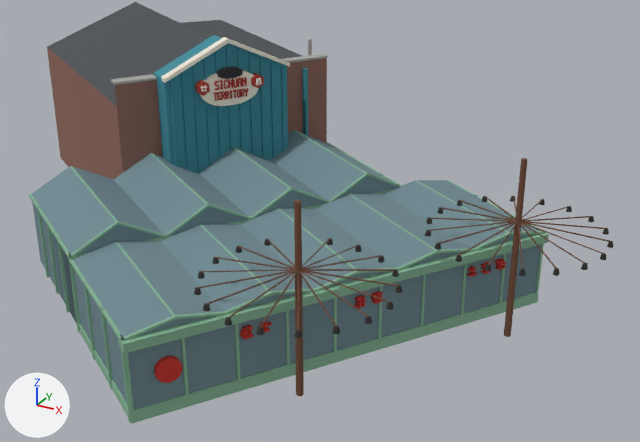
The glTF model public/canal-drive/models/garage-noord.glb, before and after one commit.
Before and after are seen from a camera (50 mm lens) standing at (25.0, -32.9, 16.3) and looking at (8.8, -3.4, 1.6). The axes (+X, +Y, +Z) are drawn at lower left. The lights are the same throughout. The picture after the commit comes second. Where no turn or scale is listed for an object, it has been applied to the vertices. Vertices at exactly the same position are counted once.

The older version as bpy lines, for what is in view:
```python
me_garage_noord = bpy.data.meshes.new('garage-noord')
me_garage_noord.from_pydata(...)  # 3191 vertices, 5445 faces; spans x -15.1..15.1, y -12.5..12.5, z -4.3..4.3
me_garage_noord.materials.append(mat_concrete)  # grey #a9a7a2
me_garage_noord.materials.append(mat_dark)  # black #2f2d2b
me_garage_noord.materials.append(mat_blue)  # cyan #3b8a9a
me_garage_noord.materials.append(mat_brick)  # brown #8f665a
me_garage_noord.materials.append(mat_slate)  # dark grey #4a4e52
me_garage_noord.materials.append(mat_ochre)  # pale yellow #ece6d6
me_garage_noord.materials.append(mat_red)  # red #b03a2e
me_garage_noord.materials.append(mat_glass)  # greyish cyan #6f8a92
me_garage_noord.materials.append(mat_green)  # greyish green #86b596
me_garage_noord.materials.append(mat_bronze)  # brown #6e4a36
me_garage_noord.materials.append(mat_decal_b8322a_lit)  # red #b8322a
me_garage_noord.materials.append(mat_decal_2b2a2c_lit)  # black #2b2a2c
me_garage_noord.materials.append(mat_decal_f4efe2_lit)  # white #f4efe2
me_garage_noord.materials.append(mat_decal_c8322a_lit)  # red #c8322a
ob_garage_noord = bpy.data.objects.new('garage-noord', me_garage_noord)
ob_garage_noord.location = (5.6, -3.86, 4.31)
```
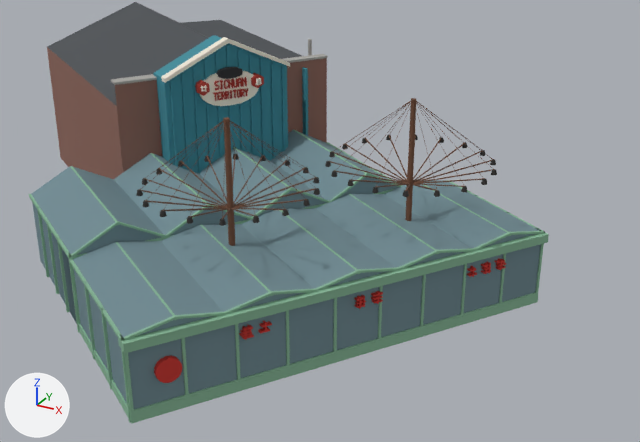
Where the newer file only moved an object's origin or applied its transform, the numbers keep the older frame.

Pixel boxes (x1, y1, x2, y2) of what changed, in the pictures (640 x 442 px; the box of a moved part takes in the faces that stretch with it):
'garage-noord', reshaped (11% narrower): before (29, 2, 613, 424); after (29, 2, 549, 424)
part 1 of me_garage_noord, added: after (325, 98, 497, 221)
part 2 of me_garage_noord, added: after (137, 117, 320, 246)
part 3 of me_garage_noord, deleted: before (425, 196, 613, 276)
part 4 of me_garage_noord, deleted: before (194, 238, 403, 338)
part 5 of me_garage_noord, deleted (brown): before (504, 158, 527, 337)
part 6 of me_garage_noord, deleted (brown): before (294, 200, 304, 396)
part 7 of me_garage_noord, moved or reshaped: (180, 79, 511, 319) in both

Diff of the bpy script that builds the scene:
```diff
--- a/public/canal-drive/models/garage-noord.glb.py
+++ b/public/canal-drive/models/garage-noord.glb.py
@@ me_garage_noord @@
 # used by ob_garage_noord; location = (5.6, -3.86, 4.31)
-me_garage_noord.from_pydata(...)  # 3191 vertices, 5445 faces; spans x -15.1..15.1, y -12.5..12.5, z -4.3..4.3
+me_garage_noord.from_pydata(...)  # 3408 vertices, 5877 faces; spans x -15.1..12.5, y -12.5..12.5, z -4.3..4.3
+# me_garage_noord part 1: a new loose piece of 521 vertices spanning x 4.6..10.7, y -3.9..2.3, z -4.3..3.4
+# me_garage_noord part 2: a new loose piece of 518 vertices spanning x 0.1..6.3, y -8.9..-2.8, z -4.3..3.4
+# me_garage_noord part 3: the loose piece of 395 vertices spanning x 9.0..15.1, y -5.1..1.1, z -0.4..0.1 is deleted
+# me_garage_noord part 4: the loose piece of 391 vertices spanning x 4.4..10.5, y -11.7..-5.6, z -0.4..0.1 is deleted
+# me_garage_noord part 5: the loose piece of 18 vertices spanning x 12.0..12.2, y -2.1..-1.9, z -4.3..2.3 is deleted
+# me_garage_noord part 6: the loose piece of 18 vertices spanning x 7.3..7.6, y -8.8..-8.5, z -4.3..2.3 is deleted
+# me_garage_noord part 7
+# 17 vertices are removed from x -1.3..12.2, y -9.7..1.3, z -4.3..2.6
+# 173 faces are deleted
+# 10 vertices move within x -1.2..10.6, y -9.7..1.1, z -1.4..2.6
+# 17 vertices are added at x -1.3..12.2, y -9.7..1.3, z -4.3..2.6
+# 92 new faces join them, mat_green (greyish green #86b596)
+# 81 new faces join them, mat_decal_b8322a_lit (red #b8322a)
 me_garage_noord.materials.append(mat_concrete)
```
